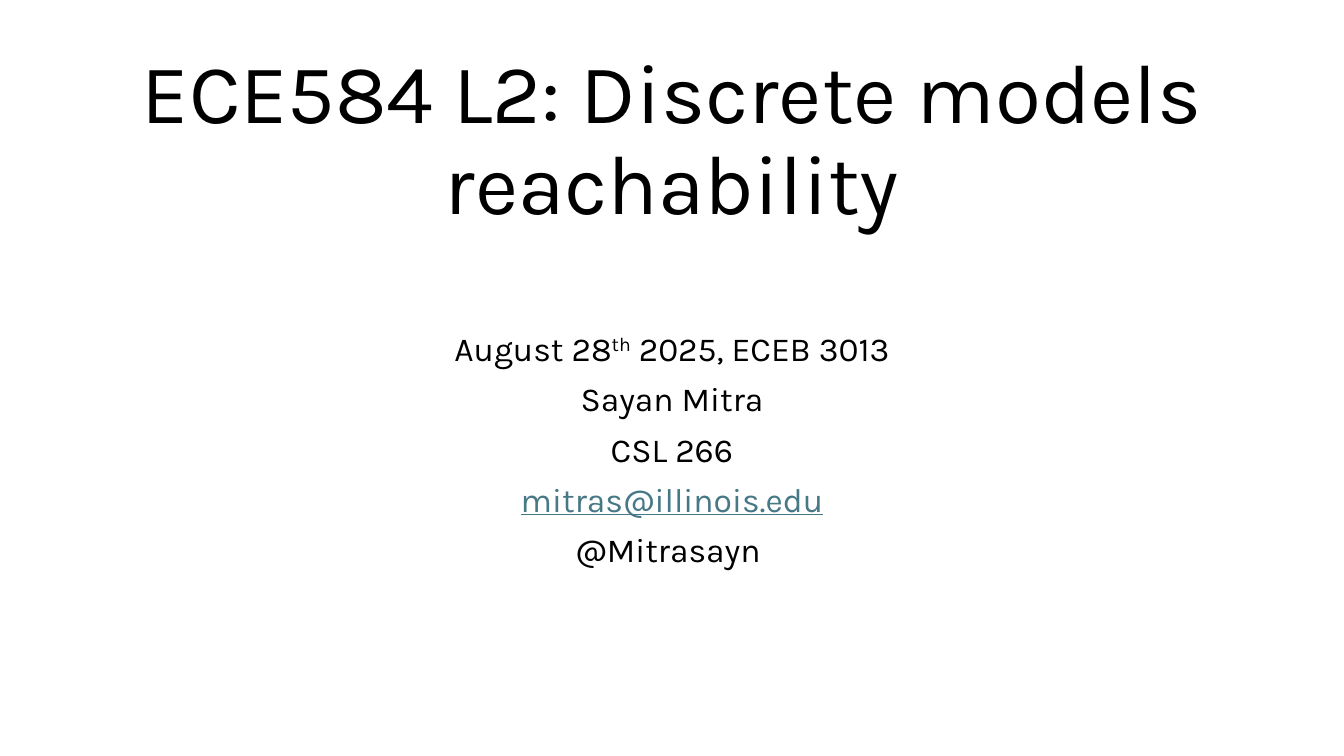
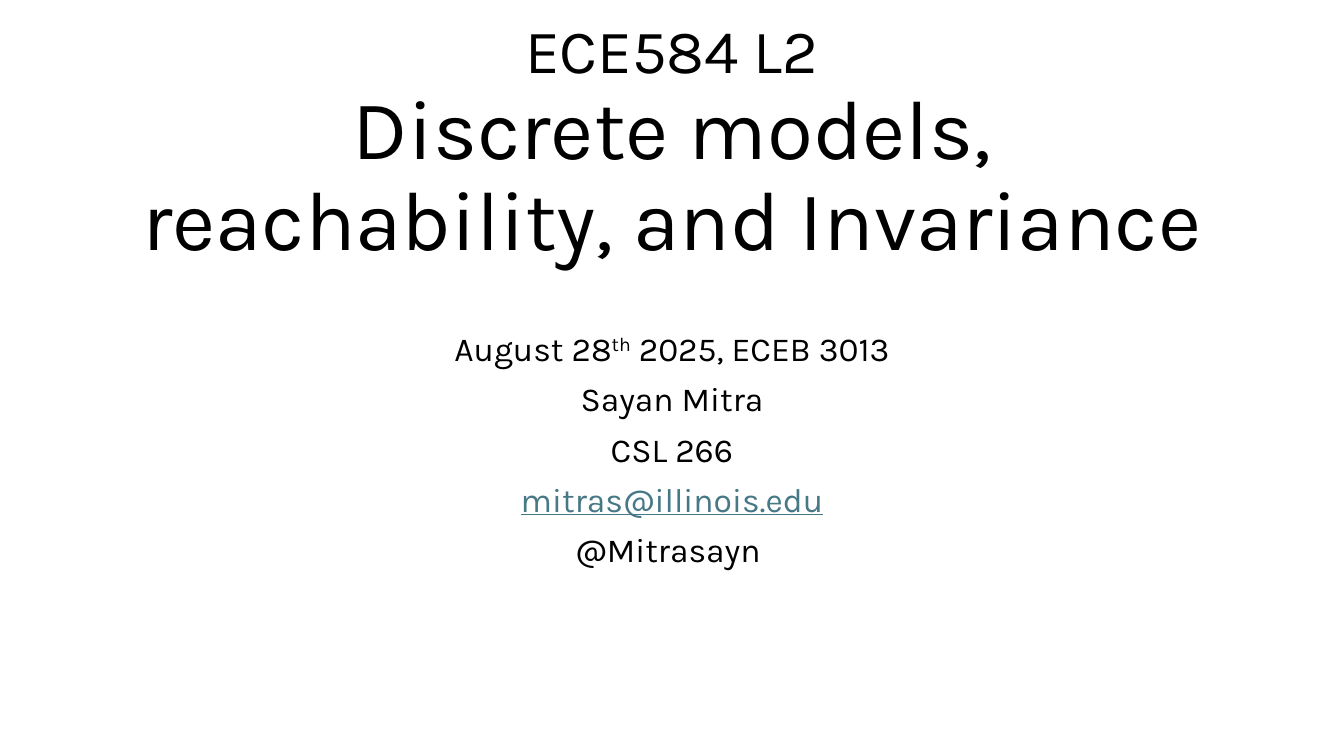
Before and after one commit to sayanmitracode/cpsbooksite, a slide deck: slide 1 of Slides/2025/L2_AutomataReach.pptx. Drawn at 1344x756 pixels with LibreOffice and Linux fonts; fonts in the diff are those of the drawing. Boxes give left, top, right and bottom in pixels: in the first picture for what was removed or moved away, otherwise in the second. Text is boxed around its words. In the diff, an @@ line names an element or a change of style, - is before the commit and + after.

```diff
--- a/Slides/2025/L2_AutomataReach.pptx
+++ b/Slides/2025/L2_AutomataReach.pptx
@@ title at (142,33,1201,270): text changed @@
-ECE584 L2: Discrete models reachability
+ECE584 L2
+Discrete models, reachability, and Invariance
```
Also in this commit, not shown: 4 other slides changed, 2 slides added, 2 other files.
